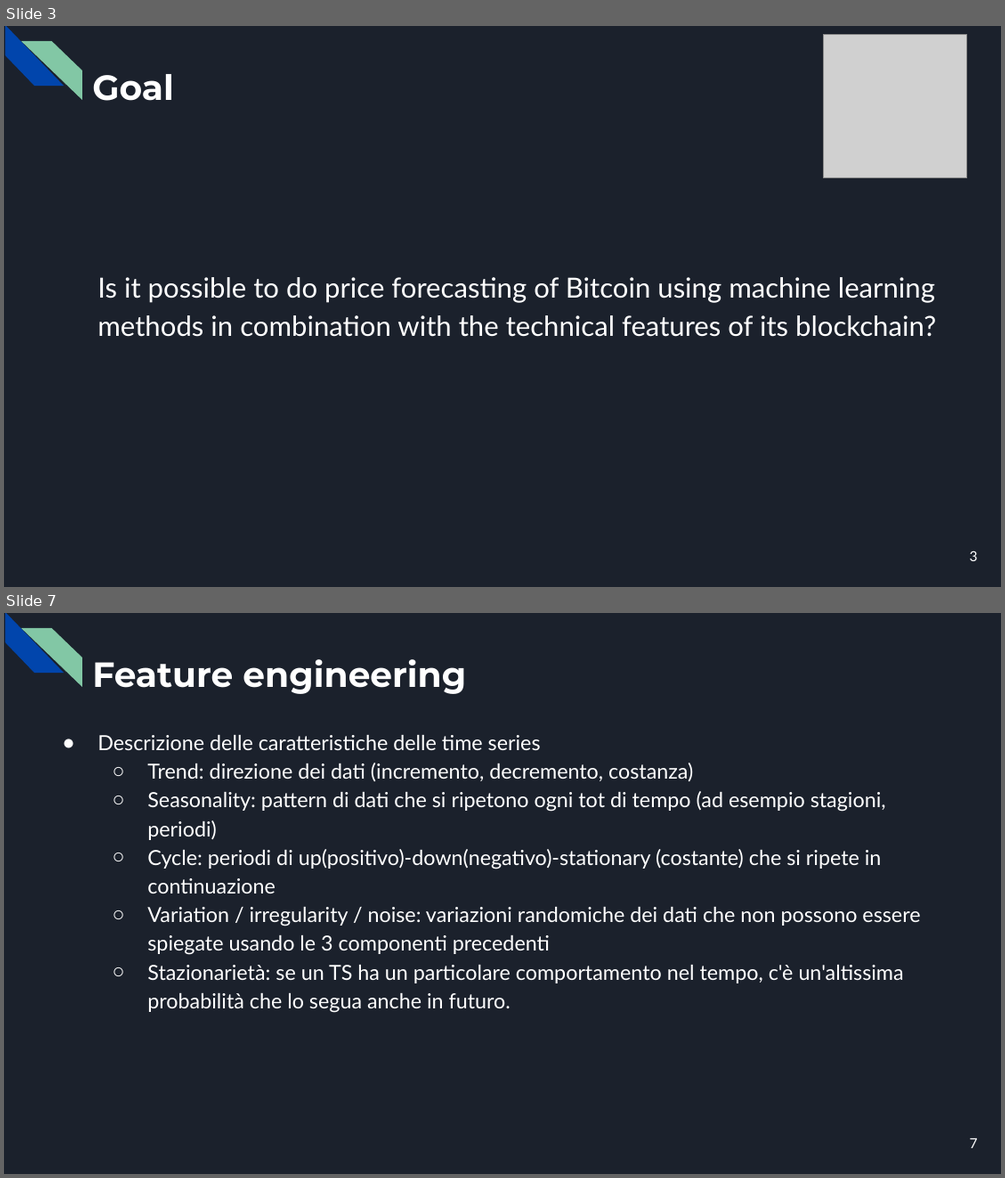
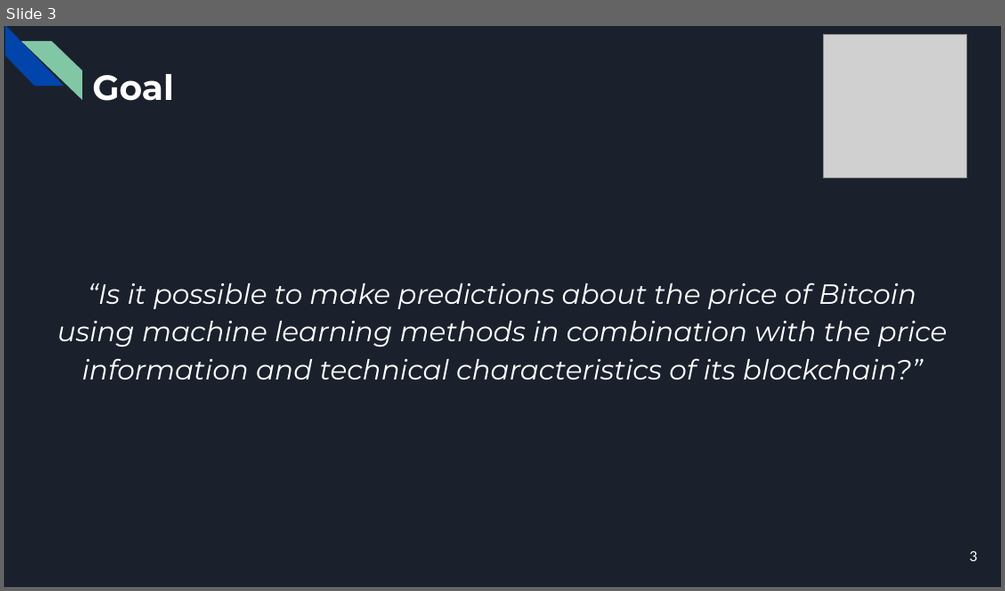
Before and after one commit to CorsiDanilo/bitcoin-price-prediction-with-pyspark, a slide deck: presentation/presentation.pptx. Shown one above the other, each under a label of ours: slides 3 and 7 before the commit, slide 3 after it; the slides between them are not shown. The pictures are 1005x1178 and 1005x591 pixels, drawn with LibreOffice and Linux fonts; fonts in the diff are those of the drawing; grey boxes stand for pictures. Boxes give left, top, right and bottom in pixels: in the first picture for what was removed or moved away, otherwise in the second. Text is boxed around its words. In the diff, an @@ line names an element or a change of style, - is before the commit and + after.

```diff
--- a/presentation/presentation.pptx
+++ b/presentation/presentation.pptx
@@ slide 7 removed at [4, 613, 1001, 1174], background #1B212C; not listed: 2 template elements that a slide beside it also shows @@
@@ title removed at [92, 659, 466, 694] @@
-Feature engineering
@@ text removed at [97, 735, 920, 1013] @@
-● Descrizione delle caratteristiche delle time series
-  ○ Trend: direzione dei dati (incremento, decremento, costanza)
-  ○ Seasonality: pattern di dati che si ripetono ogni tot di tempo (ad esempio stagioni, periodi)
-  ○ Cycle: periodi di up(positivo)-down(negativo)-stationary (costante) che si ripete in continuazione
-  ○ Variation / irregularity / noise: variazioni randomiche dei dati che non possono essere spiegate usando le 3 componenti precedenti
-  ○ Stazionarietà: se un TS ha un particolare comportamento nel tempo, c'è un'altissima probabilità che lo segua anche in futuro.
@@ page number removed at [970, 1138, 978, 1148] @@
-7
@@ slide 3 changed as well @@
@@ text at [57, 282, 947, 379]: text changed; font Lato to Montserrat; italic on @@
-Is it possible to do price forecasting of Bitcoin using machine learning methods in combination with the technical features of its blockchain?
+“Is it possible to make predictions about the price of Bitcoin using machine learning methods in combination with the price information and technical characteristics of its blockchain?”
```
Also in this commit, not shown: 5 other slides changed, 14 slides added, 7 other slides removed, 2 other files.
